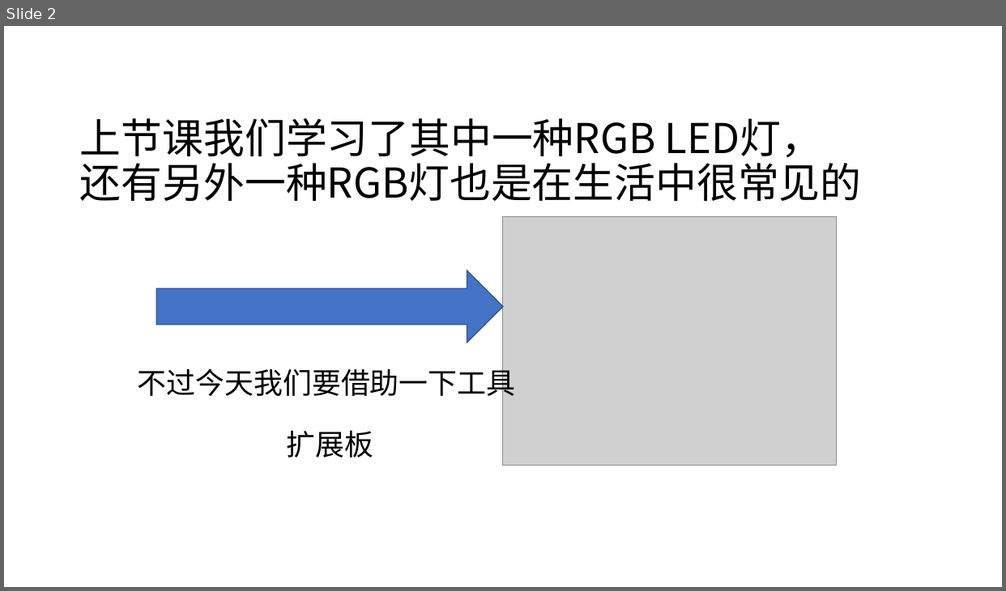
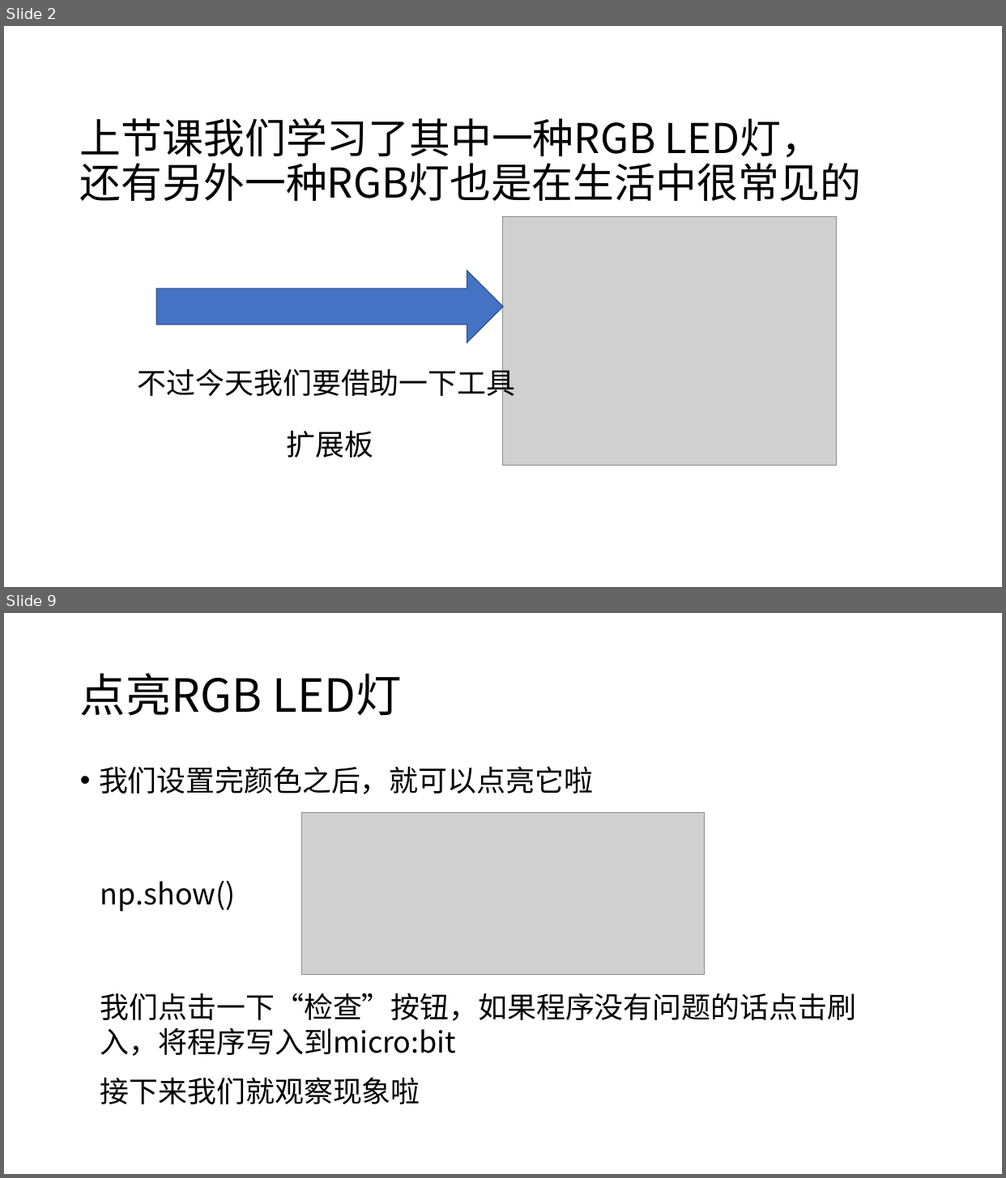
Before and after one commit to chenjiegd/microbit_Repository, a slide deck: micro_bit/microbit课件/4.点亮RGB灯.pptx. Shown one above the other, each under a label of ours: slide 2 before the commit, slides 2 and 9 after it; the slides between them are not shown. The pictures are 1006x591 and 1006x1178 pixels, drawn with LibreOffice and Linux fonts; fonts in the diff are those of the drawing; grey boxes stand for pictures. Boxes give left, top, right and bottom in pixels: in the first picture for what was removed or moved away, otherwise in the second. Text is boxed around its words. In the diff, an @@ line names an element or a change of style, - is before the commit and + after.

```diff
--- a/micro_bit/microbit课件/4.点亮RGB灯.pptx
+++ b/micro_bit/microbit课件/4.点亮RGB灯.pptx
@@ slide 9 added at [4,613,1002,1174], background #FFFFFF @@
@@ title added at [80,673,401,716], 44 pt, text #000000 @@
+点亮RGB LED灯
@@ text added at [99,766,593,794], 28 pt, text #000000 @@
+• 我们设置完颜色之后，就可以点亮它啦
@@ picture added at [301,813,705,974] @@
@@ text added at [100,880,236,912], 28 pt, text #000000 @@
+np.show()
@@ text added at [100,993,856,1056], 28 pt, text #000000 @@
+我们点击一下“检查”按钮，如果程序没有问题的话点击刷入，将程序写入到micro:bit
@@ text added at [100,1077,420,1105], 28 pt, text #000000 @@
+接下来我们就观察现象啦
```
Also in this commit, not shown: 17 other slides added, 1 slide removed.
